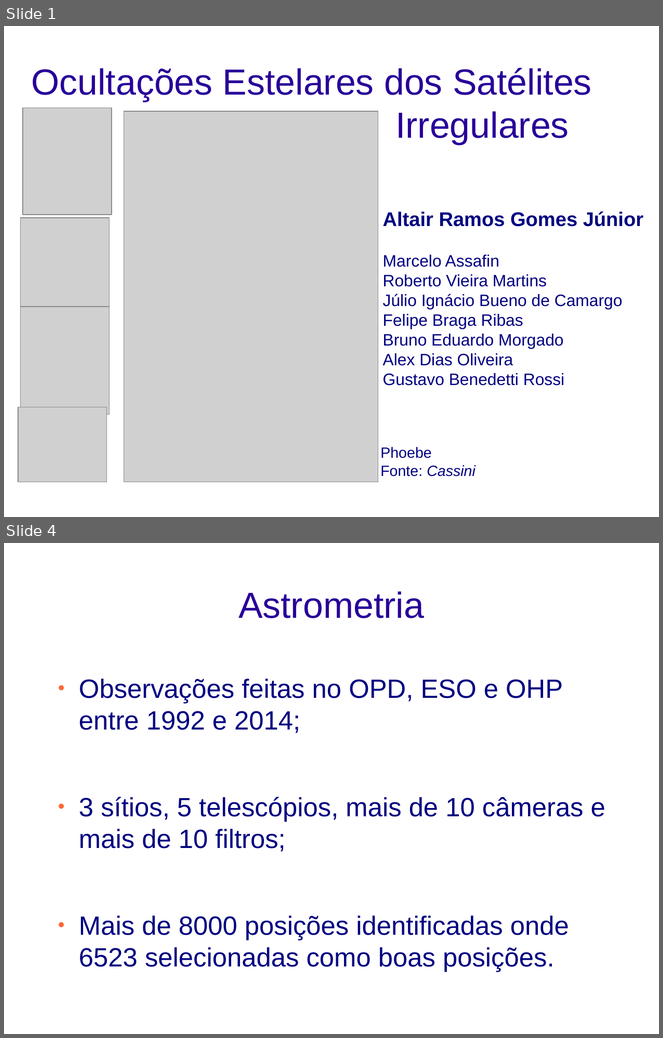
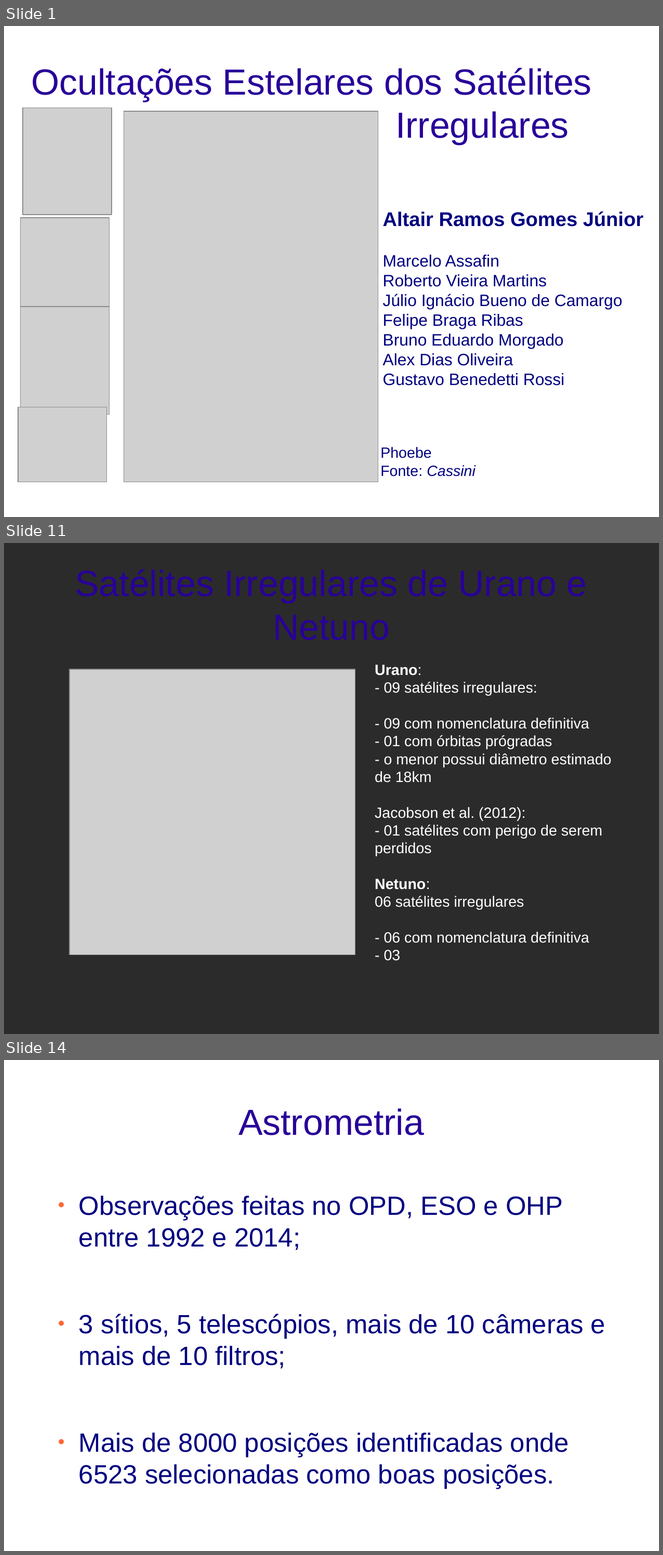
Before and after one commit to altairgomes/Latex, a slide deck: Poster-Apresentação/Irregulares_occ.odp. Shown one above the other, each under a label of ours: slides 1 and 4 before the commit, slides 1, 11 and 14 after it; the slides between them are not shown. The pictures are 663x1038 and 663x1555 pixels, drawn with LibreOffice and Linux fonts; fonts in the diff are those of the drawing; grey boxes stand for pictures; background and template pictures are left out; a plain dark background stands for a picture behind light text. Boxes give left, top, right and bottom in pixels: in the first picture for what was removed or moved away, otherwise in the second. Text is boxed around its words. In the diff, an @@ line names an element or a change of style, - is before the commit and + after.

```diff
--- a/Poster-Apresentação/Irregulares_occ.odp
+++ b/Poster-Apresentação/Irregulares_occ.odp
@@ slide 11 added at (4,543,659,1034), background picture (left out) @@
@@ title added at (75,569,587,640), 44 pt, text #280099 @@
+Satélites Irregulares de Urano e Netuno
@@ text added at (375,665,612,943), 18 pt, text #FFFFFF @@
+Urano:
+- 09 satélites irregulares:
+- 09 com nomenclatura definitiva
+- 01 com órbitas prógradas
+- o menor possui diâmetro estimado de 18km
+Jacobson et al. (2012):
+- 01 satélites com perigo de serem
+perdidos
+Netuno:
+06 satélites irregulares
+- 06 com nomenclatura definitiva
+- 03
@@ picture added at (70,670,356,956) @@
@@ what was slide 4 is now slide 14 @@
```
Also in this commit, not shown: 1 slide changed, 10 other slides added, 1 slide removed, 11 other files.
